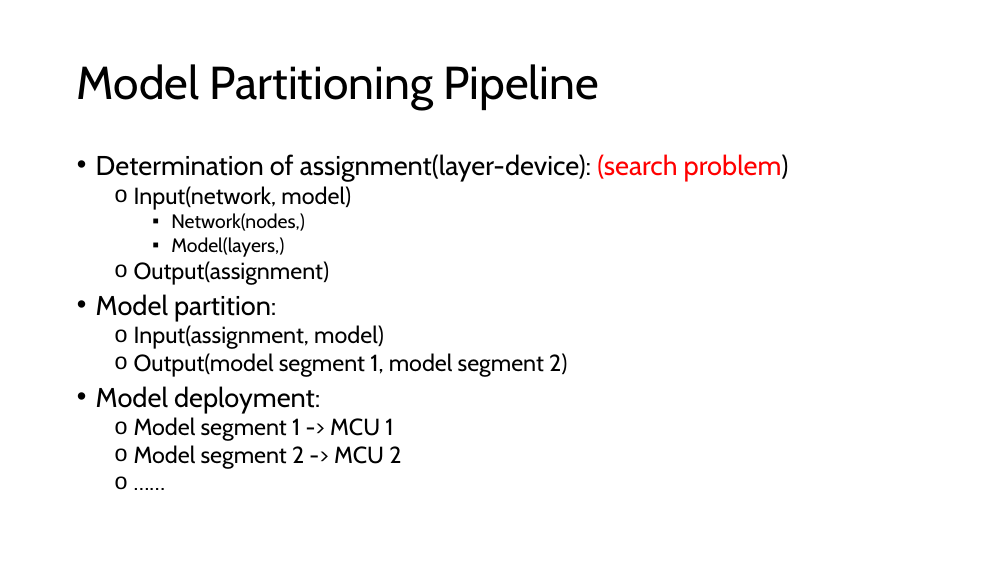
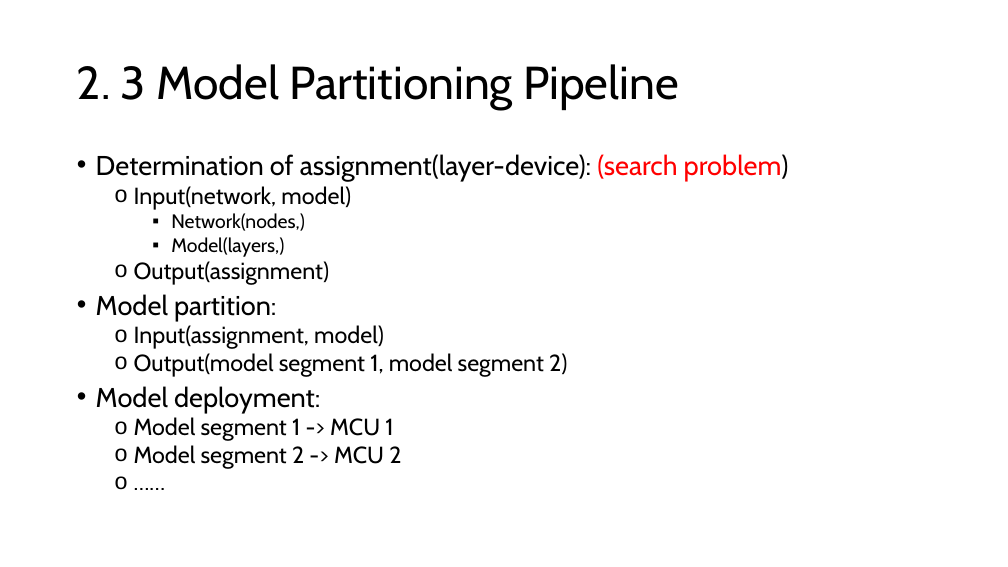
Before and after one commit to GXG-CS/on_device_learning, a slide deck: slide 8 of micro-network-project.pptx. Drawn at 1008x567 pixels with LibreOffice and Linux fonts; fonts in the diff are those of the drawing. Boxes give left, top, right and bottom in pixels: in the first picture for what was removed or moved away, otherwise in the second. Text is boxed around its words. In the diff, an @@ line names an element or a change of style, - is before the commit and + after.

```diff
--- a/micro-network-project.pptx
+++ b/micro-network-project.pptx
@@ title at [77,64,679,110]: text changed @@
-Model Partitioning Pipeline
+2. 3 Model Partitioning Pipeline
```
Also in this commit, not shown: 13 other slides changed, 4 slides added, 2 slides removed, 1 other file.
